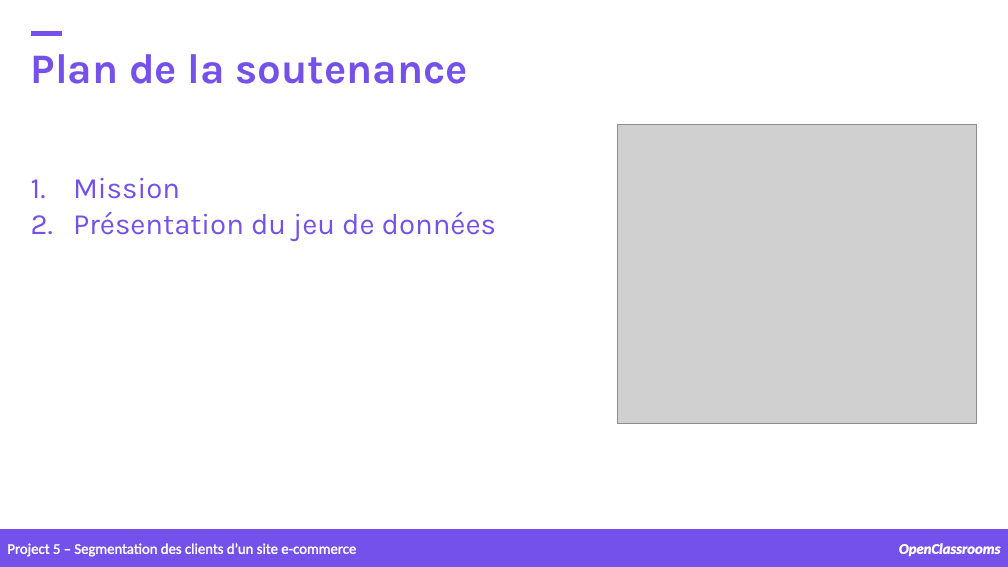
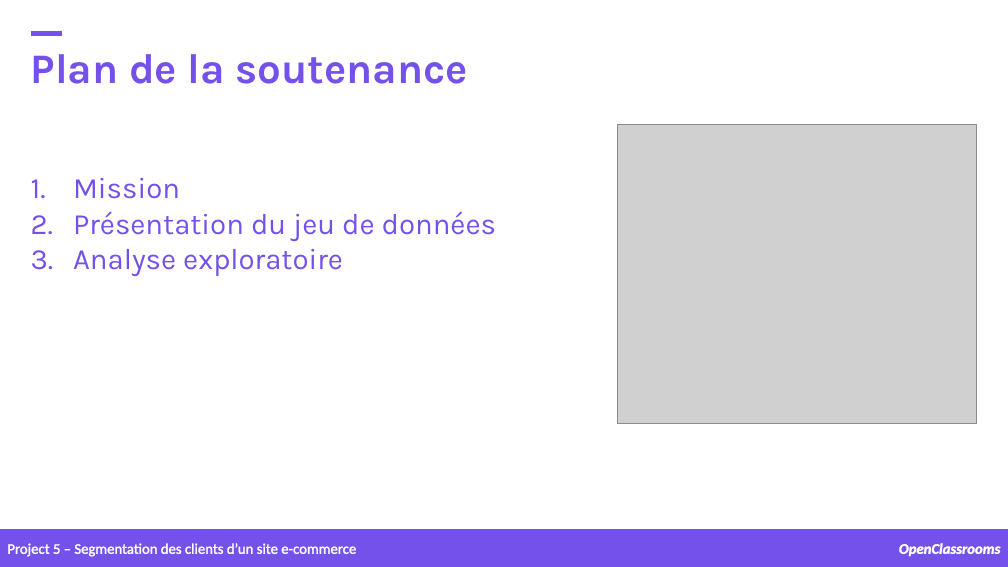
Before and after one commit to samirhinojosa/OC-P5-segment-customers-of-website, a slide deck: slide 2 of supports/P5_presentation v1.pptx. Drawn at 1008x567 pixels with LibreOffice and Linux fonts; fonts in the diff are those of the drawing; grey boxes stand for pictures; background and template pictures are left out. Boxes give left, top, right and bottom in pixels: in the first picture for what was removed or moved away, otherwise in the second. Text is boxed around its words. In the diff, an @@ line names an element or a change of style, - is before the commit and + after.

```diff
--- a/supports/P5_presentation v1.pptx
+++ b/supports/P5_presentation v1.pptx
@@ text at bbox=[73, 249, 343, 276]: paragraph added @@
+3. Analyse exploratoire
```
Also in this commit, not shown: 10 slides added, 2 other files.
